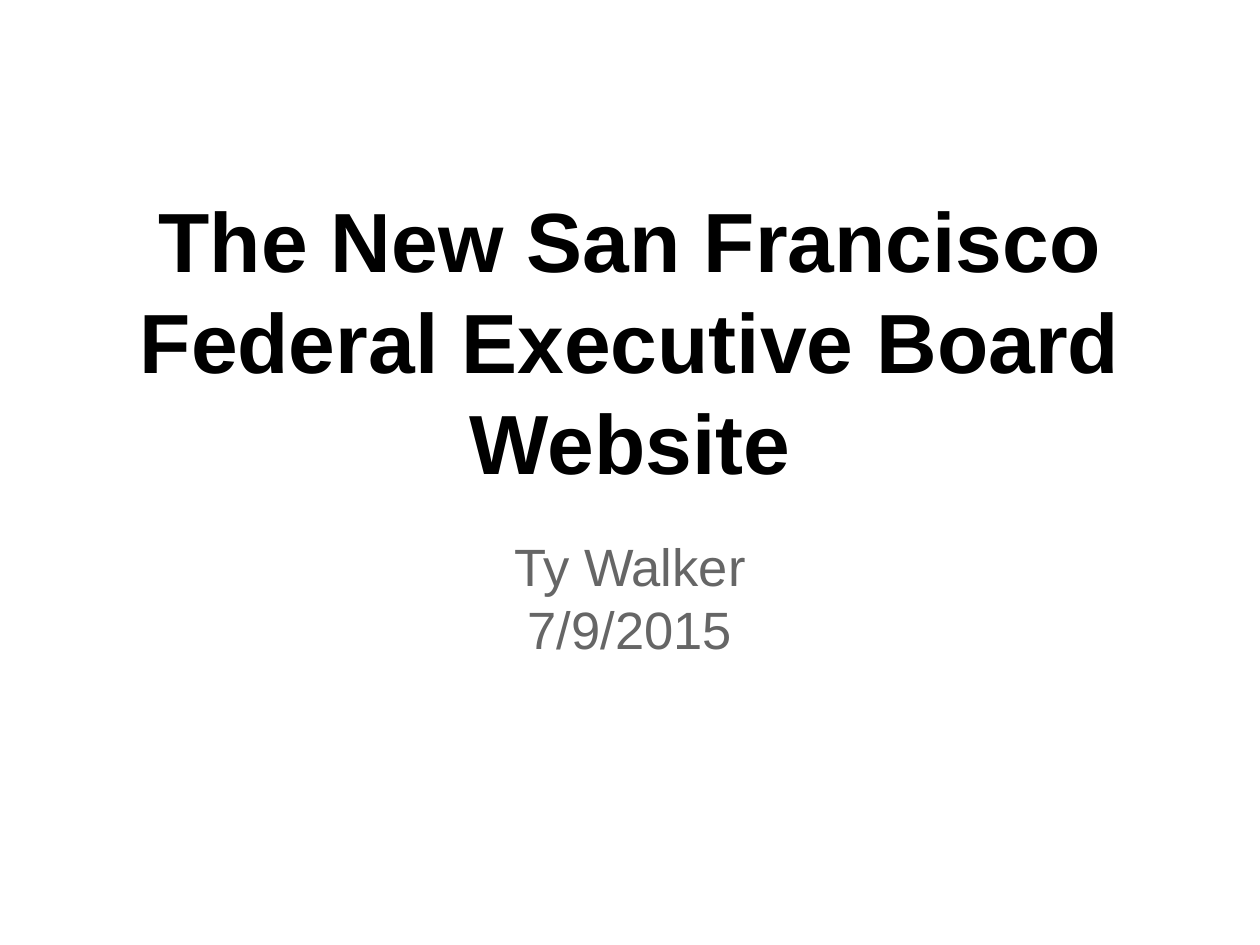
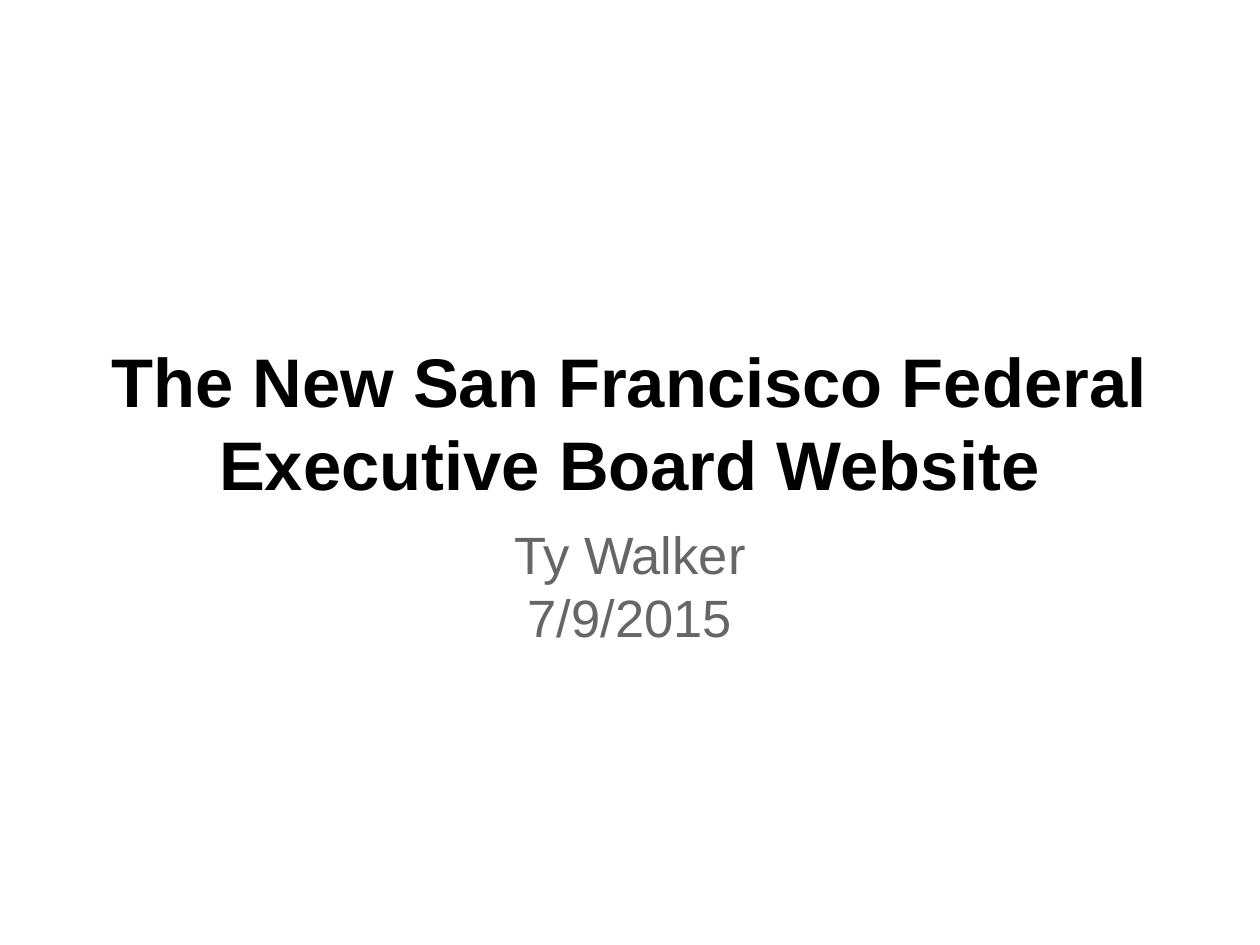
Before and after one commit to yorktronic/etc, a slide deck: slide 1 of SFFEB_Website_Presentation.pptx. Drawn at 1260x945 pixels with LibreOffice and Linux fonts; fonts in the diff are those of the drawing; background and template pictures are left out. Boxes give left, top, right and bottom in pixels: in the first picture for what was removed or moved away, otherwise in the second. Text is boxed around its words. In the diff, an @@ line names an element or a change of style, - is before the commit and + after.

```diff
--- a/SFFEB_Website_Presentation.pptx
+++ b/SFFEB_Website_Presentation.pptx
@@ title "The New San Francisco Federal ..." at (111, 357, 1146, 491): size 48 to 39.4 pt @@
@@ text "Ty Walker": place and size @@
-text "Ty Walker" at (514, 548, 745, 650)
+text "Ty Walker" at (514, 536, 745, 638)
```
Also in this commit, not shown: 4 other slides changed.
